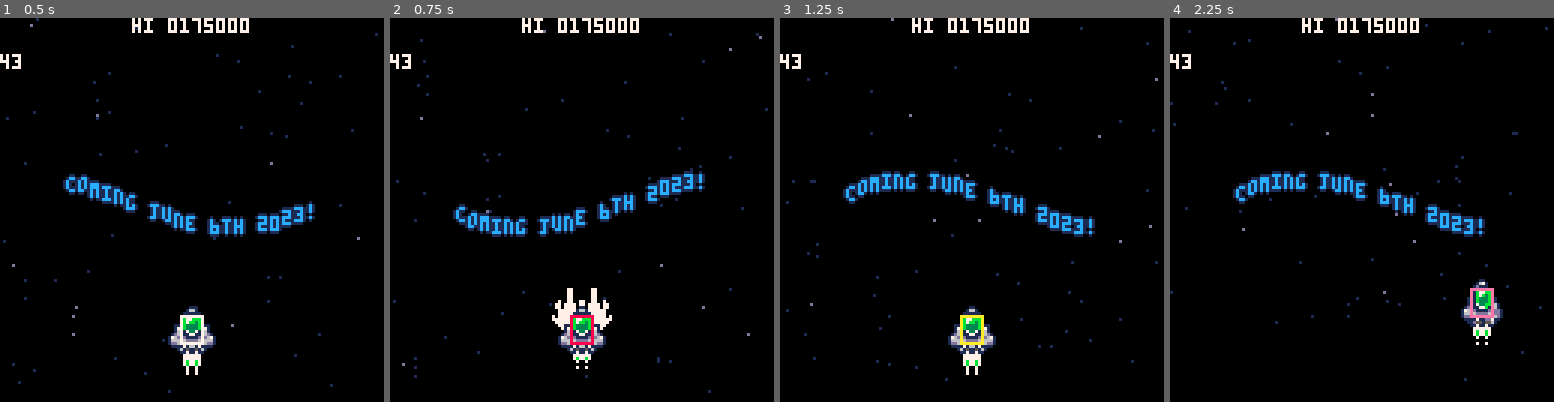
Above: before the commit, frames 1-4 (left to right).
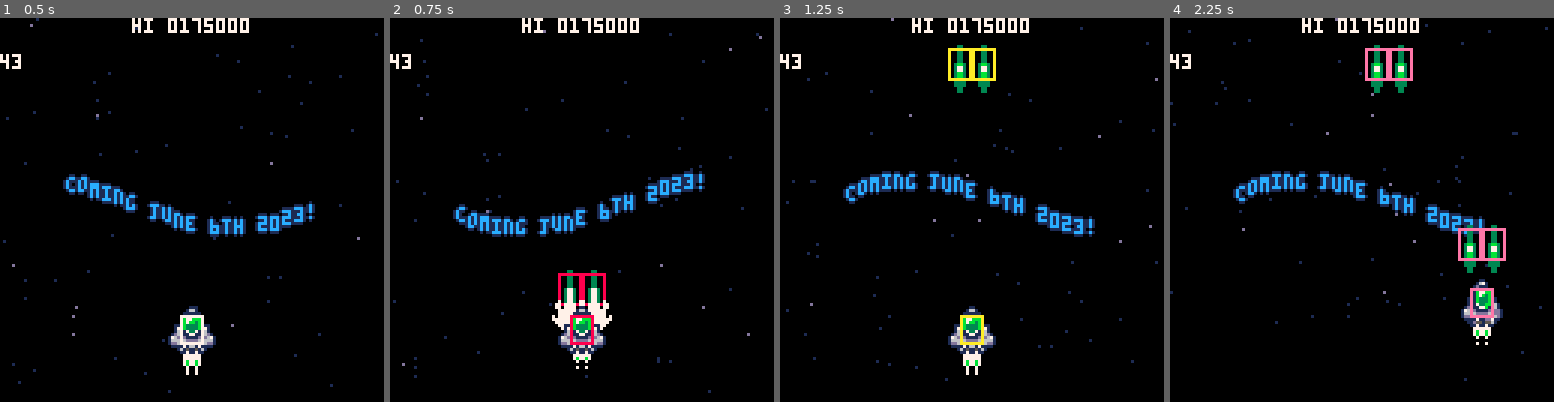
Above: after the commit, the same moments.

Repository: wimpysworld/antsy-alien-attack-pico
Game: PICO-8 cartridge main.p8
Two runs of this game, one before a commit and one after it. Both use one fixed random seed, a clock stepped at 60 frames per second and the inputs below.
Inputs:
- Up to frame 1 (0.5 s): tap X (X key) at 0.33 s
- Up to frame 2 (0.75 s): tap O (Z key) at 0.7 s
- Up to frame 3 (1.25 s): tap X (X key) at 1.07 s
- Up to frame 4 (2.25 s): hold Right 1.6-2.1 s; tap O (Z key) at 1.7, 2.1 s; tap X (X key) at 1.85 s; hold Up from 2.15 s (still down)

Frame 1 is identical in both runs. In frame 2, 0.6% of the frame differs, in the area x 43-57%, y 65-75%; in frame 3, 0.9%; in frame 4, 1.9%, in the area x 50-88%, y 7-67%.

Commit message:
feat: player rockets

Diff:
--- a/main.p8
+++ b/main.p8
@@ -773,6 +773,40 @@
 -->8
 --players
 
+function emit_rocket(player_num)
+ emit_muzzle_flash(player_num)
+ local pl=players[player_num]
+ for i=1,2 do
+  local rx=pl.x
+  if (i==2) rx=pl.x+8
+  add(rockets,create_projectile(pl,rx,pl.y-4))
+
+  local rocket=rockets[#rockets]
+  rocket.owner=player_num
+  rocket.sprite=sprite_create({10,11,10,12},1,2)
+  sprite_hitbox(rocket.sprite,0,1,7,10)
+  rocket.sprite.show_hitbox=true
+  add(rocket.sprite.pal_swaps,{9,pl.col_dk})
+  add(rocket.sprite.pal_swaps,{10,pl.col_lt})
+ end
+end
+
+function update_rockets()
+ for rocket in all(rockets) do
+  sprite_loop_frame(rocket.sprite,0.75)
+  rocket.y-=rocket.speed
+  if is_outside_playarea(rocket.x,rocket.y) then
+   del(rockets,rocket)
+  end
+ end
+end
+
+function draw_rockets()
+ for rocket in all(rockets) do
+  sprite_draw(rocket.sprite,rocket.x,rocket.y)
+ end
+end
+
 function active_players()
  local active=0
  for pl in all(players) do
@@ -881,7 +915,7 @@
   if btn(4,controller) then
    if pl.shot_cooldown_timer<=0 and pl.shot_enabled then
     pl.shot_cooldown_timer=pl.shot_cooldown
-    emit_muzzle_flash(pl.num)
+    emit_rocket(pl.num)
    end
   end
 
@@ -894,9 +928,11 @@
 
   ::next_player::
  end
+ update_rockets()
 end
 
 function draw_players()
+ draw_rockets()
  draw_muzzle_flashes()
  for pl in all(players) do
   sprite_draw(pl.sprite,pl.x,pl.y)
